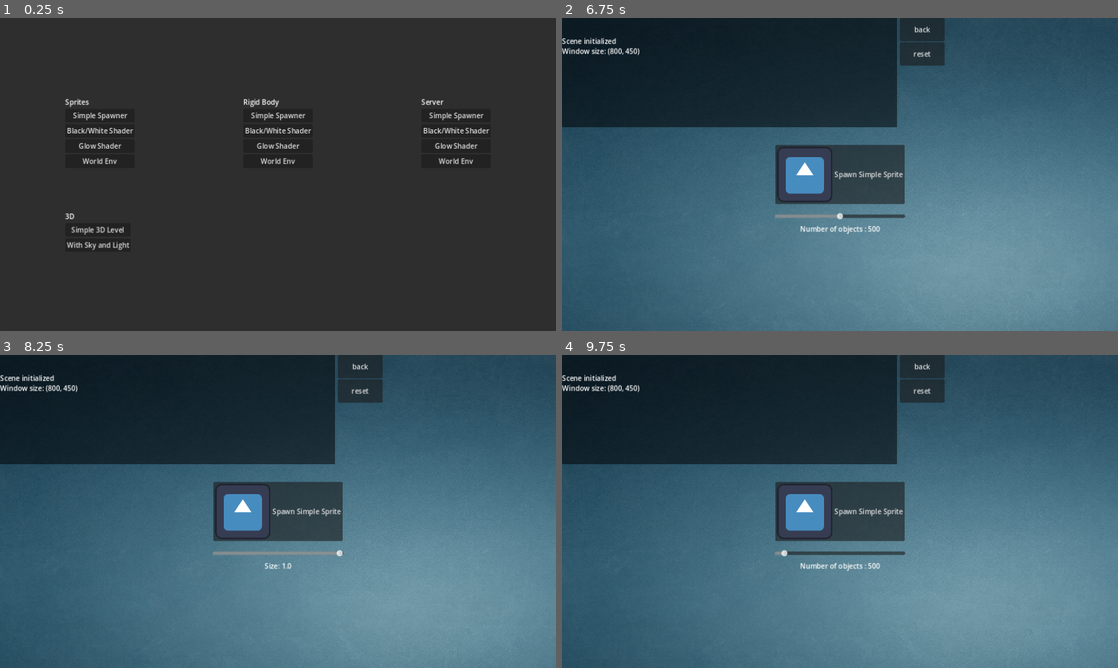
Above: before the commit, frames 1-4 (two rows, left to right).
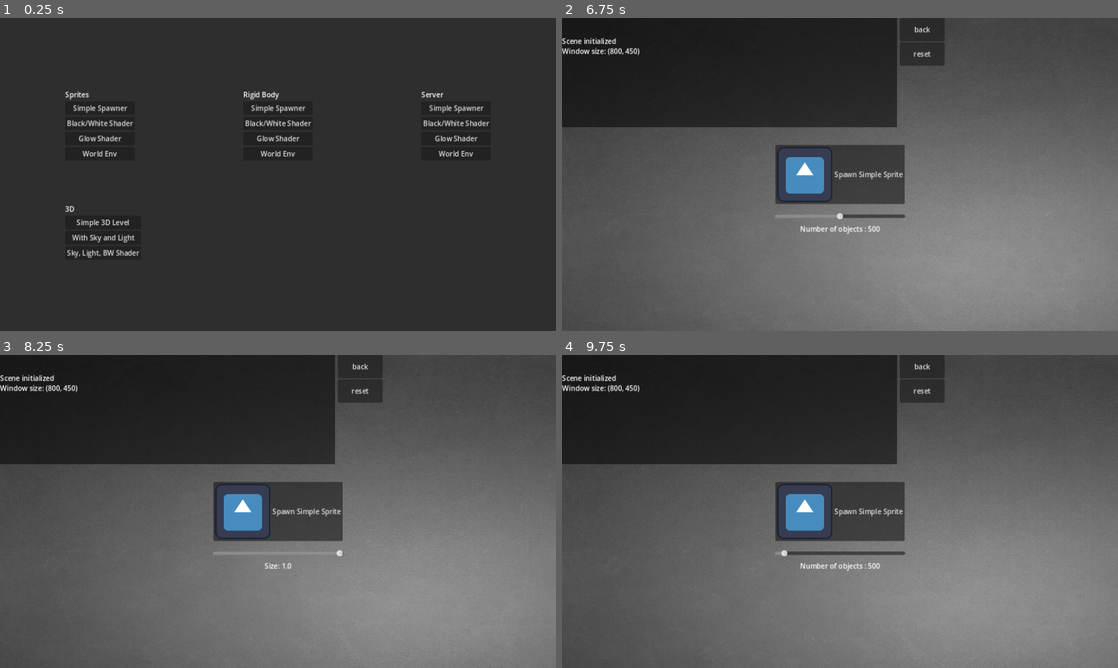
Above: after the commit, the same moments.

Repository: ash4rk/godot_polygon
Game: Godot game, scene res://main.tscn
Same seed, same stepped clock (60 frames per second), same inputs: the game is played once before the commit and once after it. The engine's default icon, where the game draws it, is replaced by a stand-in: a white triangle on a blue panel in a dark square.
Inputs (mouse positions are in pixels of both pictures, inside the frame that each line leads up to):
- Up to frame 1 (0.25 s): no input
- Up to frame 2 (6.75 s): click (667, 252) at 0.5 s, where only the run after the commit has a clickable "Sky, Light, BW Shader"; click (923, 30) at 1.25 s, where only the run after the commit has a clickable "back"; click "Simple Spawner" at 2 s; click "back" at 2.75 s; click "Simple Spawner" at 3.5 s; click "back" at 4.25 s; click "Simple Spawner" at 5 s; click "back" at 5.75 s; click "Black/White Shader" at 6.5 s
- Up to frame 3 (8.25 s): click "back" at 7.25 s; click "Black/White Shader" at 8 s
- Up to frame 4 (9.75 s): click "back" at 8.75 s; click "Black/White Shader" at 9.5 s

The runs differ from the first frame. In frame 1, 3.5% of the frame differs, in the area x 11-88%, y 23-77%; in frame 2, 73%; in frame 3, 73%, in the area x 0-100%, y 0-100%; in frame 4, 73%.

Commit message:
FEAT: Fix bw shader and add three dim bw shader scene

Diff:
--- a/common/bw.gdshader
+++ b/common/bw.gdshader
@@ -42,5 +42,5 @@
 //	vec3 bloom = GetBloom(SCREEN_TEXTURE, SCREEN_UV, SCREEN_PIXEL_SIZE/15.0);
 //	col.rgb += bloom * bloomIntensity;
 	float gray_scale = (col.r + col.g + col.b)/3.0;
-	COLOR = vec4(gray_scale);
+	COLOR.rgb = vec3(gray_scale);
 }
--- a/main.gd
+++ b/main.gd
@@ -16,6 +16,8 @@
 	#3D
 	$VBoxContainer/ThreeDimGridContainer/Simple3DBtn.pressed.connect(_on_simple_3D_btn)
 	$VBoxContainer/ThreeDimGridContainer/ThreeDimWithLightsBtn.pressed.connect(_on_three_dim_with_lights_btn)
+	$VBoxContainer/ThreeDimGridContainer/ThreeDimBWShaderBtn.pressed.connect(_on_three_dim_bw_shader_btn)
+
 
 func _on_sprite_spawner_btn():
 	get_tree().change_scene_to_file("res://sprite_spawner.tscn")
@@ -58,3 +60,6 @@
 
 func _on_three_dim_with_lights_btn():
 	get_tree().change_scene_to_file("res://three_dim_with_light.tscn")
+
+func _on_three_dim_bw_shader_btn():
+	get_tree().change_scene_to_file("res://three_dim_bw_shader.tscn")
--- a/main.tscn
+++ b/main.tscn
@@ -108,3 +108,8 @@
 layout_mode = 2
 text = "With Sky and Light
 "
+
+[node name="ThreeDimBWShaderBtn" type="Button" parent="VBoxContainer/ThreeDimGridContainer"]
+layout_mode = 2
+text = "Sky, Light, BW Shader
+"
--- /dev/null
+++ b/three_dim_bw_shader.tscn
@@ -0,0 +1,67 @@
+[gd_scene load_steps=9 format=3 uid="uid://cn2oxoeigytuh"]
+
+[ext_resource type="Script" path="res://common/camera.gd" id="1_fi34b"]
+[ext_resource type="PackedScene" uid="uid://cl8pyoi1neohx" path="res://common/bw_shader.tscn" id="2_efelq"]
+[ext_resource type="PackedScene" uid="uid://ca535jyyat3dk" path="res://common/log.tscn" id="3_6xapk"]
+
+[sub_resource type="ProceduralSkyMaterial" id="ProceduralSkyMaterial_ig0r5"]
+sky_top_color = Color(0.717647, 0.188235, 0.611765, 1)
+sky_horizon_color = Color(0.862745, 0.360784, 0, 1)
+ground_bottom_color = Color(0.262745, 0.0941176, 0.384314, 1)
+ground_horizon_color = Color(1, 0.356863, 0.858824, 1)
+
+[sub_resource type="Sky" id="Sky_8xm18"]
+sky_material = SubResource("ProceduralSkyMaterial_ig0r5")
+
+[sub_resource type="Environment" id="Environment_18s0e"]
+background_mode = 2
+sky = SubResource("Sky_8xm18")
+ambient_light_color = Color(1, 1, 1, 1)
+ambient_light_sky_contribution = 0.5
+tonemap_mode = 3
+tonemap_white = 6.0
+
+[sub_resource type="BoxMesh" id="BoxMesh_kica1"]
+
+[sub_resource type="PlaneMesh" id="PlaneMesh_8lt6v"]
+
+[node name="ThreeDimBWShader" type="Node"]
+
+[node name="TheeDimWithLight" type="Node" parent="."]
+
+[node name="Simple3DLevel" type="Node" parent="TheeDimWithLight"]
+
+[node name="Level" type="Node" parent="TheeDimWithLight/Simple3DLevel"]
+
+[node name="WorldEnvironment" type="WorldEnvironment" parent="TheeDimWithLight/Simple3DLevel/Level"]
+environment = SubResource("Environment_18s0e")
+
+[node name="DirectionalLight3D" type="DirectionalLight3D" parent="TheeDimWithLight/Simple3DLevel/Level"]
+transform = Transform3D(0.990536, -0.0291832, 0.134116, 0, 0.977135, 0.212621, -0.137254, -0.210609, 0.967887, 0, 4.36536, 0)
+light_color = Color(0.501961, 0.415686, 1, 1)
+light_energy = 1.3
+shadow_enabled = true
+shadow_bias = 0.032
+directional_shadow_mode = 0
+directional_shadow_fade_start = 1.0
+directional_shadow_max_distance = 24.0
+
+[node name="MeshInstance3D" type="MeshInstance3D" parent="TheeDimWithLight/Simple3DLevel/Level"]
+mesh = SubResource("BoxMesh_kica1")
+
+[node name="Camera" type="Marker3D" parent="TheeDimWithLight/Simple3DLevel/Level/MeshInstance3D"]
+script = ExtResource("1_fi34b")
+
+[node name="Camera3D" type="Camera3D" parent="TheeDimWithLight/Simple3DLevel/Level/MeshInstance3D/Camera"]
+transform = Transform3D(1, 0, 0, 0, 1, 0, 0, 0, 1, 0, 0, 5)
+current = true
+
+[node name="CanvasLayer" type="CanvasLayer" parent="TheeDimWithLight/Simple3DLevel/Level/MeshInstance3D/Camera/Camera3D"]
+
+[node name="BWShader" parent="TheeDimWithLight/Simple3DLevel/Level/MeshInstance3D/Camera/Camera3D/CanvasLayer" instance=ExtResource("2_efelq")]
+
+[node name="LogBG" parent="TheeDimWithLight/Simple3DLevel/Level/MeshInstance3D/Camera/Camera3D/CanvasLayer" instance=ExtResource("3_6xapk")]
+
+[node name="Floor" type="MeshInstance3D" parent="TheeDimWithLight/Simple3DLevel/Level"]
+transform = Transform3D(6.10605, 0, 0, 0, 1, 0, 0, 0, 6.25536, 0, -0.592298, 0)
+mesh = SubResource("PlaneMesh_8lt6v")
